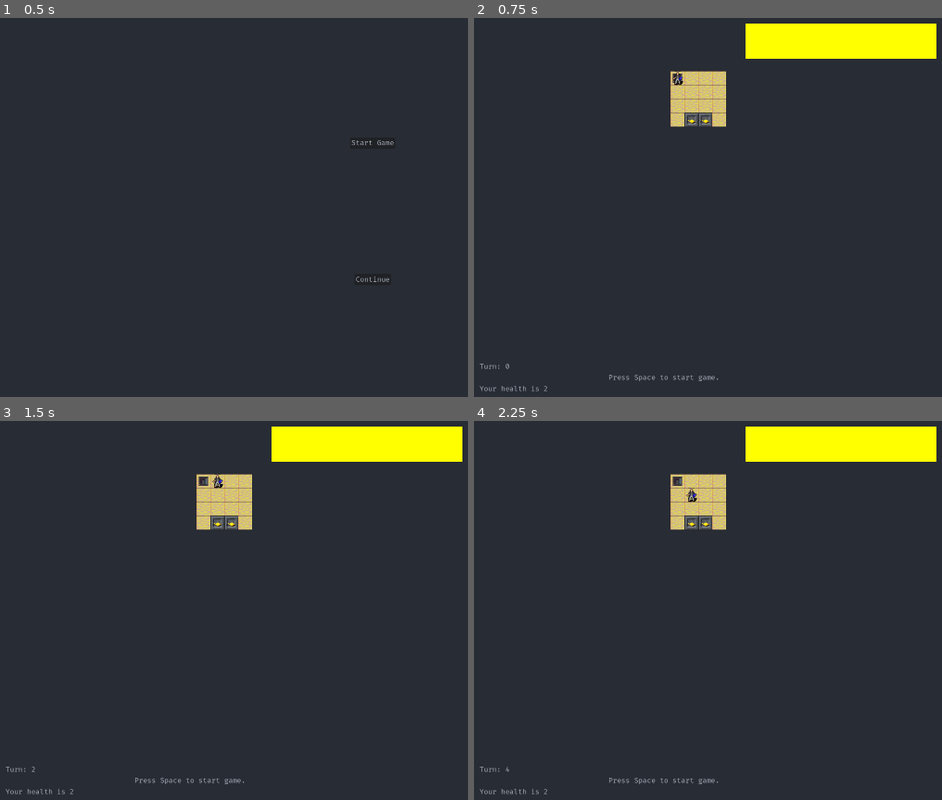
Above: before the commit, frames 1-4 (two rows, left to right).
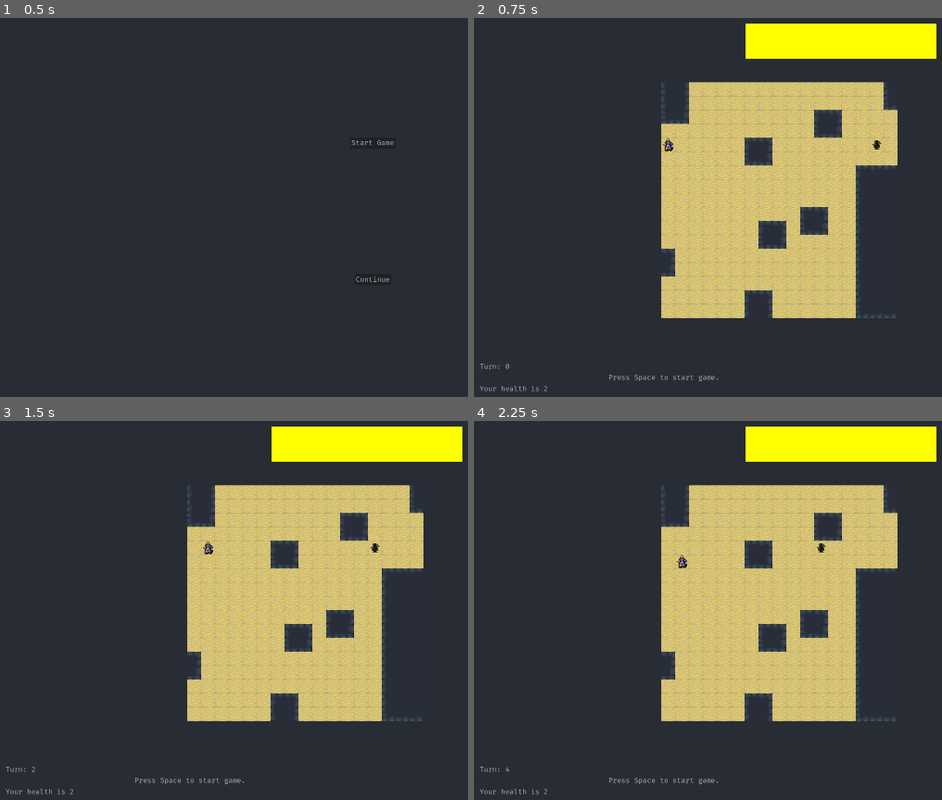
Above: after the commit, the same moments.

Repository: benjaminfrs/DragonsDescent
Game: Godot game, scene res://scene/main/main.tscn
Two runs of this game, one before a commit and one after it. Both use one fixed random seed, a clock stepped at 60 frames per second and the inputs below.
Inputs:
- Up to frame 1 (0.5 s): no input
- Up to frame 2 (0.75 s): click "Start Game" at 0.5 s
- Up to frame 3 (1.5 s): tap Space (wait) at 1.25 s; hold Right (move_right) from 1.28 s (still down); tap G (get) at 1.35 s
- Up to frame 4 (2.25 s): tap T (throw) at 1.55, 2.1 s; tap Space (wait) at 2 s; release Right (move_right) at 2.03 s; hold Down (move_down) from 2.03 s (still down)

Frame 1 is identical in both runs. In frame 2, 25% of the frame differs, in the area x 40-91%, y 13-80%; in frame 3, 25%; in frame 4, 25%.

Commit message:
- spawn dragons lamp on beating 5th difficulty level - fix dungeon grid templating so that items can be picked   up on non-reward levels

Diff:
--- a/lib/ActorTemplate.gd
+++ b/lib/ActorTemplate.gd
@@ -1,7 +1,7 @@
 extends Sprite2D
 class_name ActorTemplate
 
-var _properties : Dictionary = {"throwable":false, "can_throw":false,}
+var _properties : Dictionary = {"throwable":false, "can_throw":false, "is_relic":false,}
 
 func get_grid_pos() -> Vector2i:
 	return ConvertCoords.get_world_coords(self.position)
--- a/lib/AssetLoader.gd
+++ b/lib/AssetLoader.gd
@@ -17,7 +17,7 @@
 const cloak_of_invisibility_reward := preload("res://scene/reward/reward_items/CloakOfInvisibility.tscn")
 const wand_of_fire_reward := preload("res://scene/reward/reward_items/WandOfFire.tscn")
 const smoke_bomb_reward := preload("res://scene/reward/reward_items/SmokeBomb.tscn")
-const dragons_lamp_reward := preload("res://scene/reward/reward_items/DragonsGold.tscn")
+const dragons_lamp_reward := preload("res://scene/reward/reward_items/DragonsLamp.tscn")
 
 const cloak_of_invisibility_reward_icon = "res://resource/textures/cloak_of_invisibility_icon.png"
 const wand_of_fire_reward_icon = "res://resource/textures/wand_of_fire_icon.png"
--- a/lib/DungeonGridTemplate.gd
+++ b/lib/DungeonGridTemplate.gd
@@ -138,11 +138,15 @@
 	return null
 
 func get_item_at_pos(pos : Vector2i) -> Sprite2D:
-	for item in TileTypes.reward_items:
-		for sprite in _arr[pos]:
-			if sprite.get_groups().find(item) > -1:
-				return sprite
+	for sprite in _arr[pos]:
+		if TileTypes.object_group_fuzzy_search(sprite, "reward"):
+			return sprite
 	return null
+#	for item in TileTypes.reward_items:
+#		for sprite in _arr[pos]:
+#			if sprite.get_groups().find(item) > -1:
+#				return sprite
+#	return null
 
 func does_tile_contain_sprite(pos : Vector2i, sprite_type : String) -> bool:
 	for sprite in _arr[pos]:
@@ -203,6 +207,13 @@
 	add_child(stairs)
 	set_sprite_at_pos(stair_pos, stairs)
 
+func _on_Player_item_picked_up(item : Sprite2D):
+	remove_item(item)
+
+func remove_item(item : Sprite2D):
+	var pos = ConvertCoords.get_world_coords(item.position)
+	_arr[pos].erase(item)
+	remove_child(item)
 
 func _on_Player_down_stairs(pos : Vector2i):
 	#print("moving down stairs")
--- a/lib/TileTypes.gd
+++ b/lib/TileTypes.gd
@@ -38,7 +38,8 @@
 const SMOKE_BOMB: String = "smoke_bomb_reward"
 const DRAGONS_LAMP: String = "dragons_lamp_reward"
 
-const reward_items = [BOOTS_OF_SPEED, CLOAK_OF_INVISIBILITY, WAND_OF_FIRE, SMOKE_BOMB, DRAGONS_LAMP]
+const reward_items = [BOOTS_OF_SPEED, CLOAK_OF_INVISIBILITY, WAND_OF_FIRE, SMOKE_BOMB]
+#const reward_items = [BOOTS_OF_SPEED, CLOAK_OF_INVISIBILITY, WAND_OF_FIRE, SMOKE_BOMB, DRAGONS_LAMP]
 const mapTileNames: Array = [DWARF, FLOOR, WALL, ULWALL, BLWALL, URWALL, BRWALL, BEWALL, LEWALL, REWALL, UEWALL]
 const basic_tiles: Array = [FLOOR, WALL, ULWALL, URWALL, BLWALL, BRWALL, BEWALL, LEWALL, REWALL, UEWALL]
 const actor_types: Array = [DWARF, PC]
--- a/scene/main/main.gd
+++ b/scene/main/main.gd
@@ -10,7 +10,7 @@
 const start_screen_gui = preload("res://scene/main/gui/start_screen/StartScreen.tscn")
 
 var current_level : Node2D
-var level_ind : int = 2
+var level_ind : int = 1
 
 const PLAYER: String = "SELF"
 const PLAYER_REF: = "Player"
--- a/scene/player/Player.gd
+++ b/scene/player/Player.gd
@@ -125,12 +125,13 @@
 		print("trying to pickup")
 		var item = PC_MOVE.try_pickup(source, event) as Sprite2D
 		print(item)
-		if item and item.get_groups().any(func(group):
-			for relic_type in TileTypes.reward_items:
-				if group == relic_type:
-					return true
-			return false
-			):
+#		if item and item.get_groups().any(func(group):
+#			for relic_type in TileTypes.reward_items:
+#				if group == relic_type:
+#					return true
+#			return false
+#			):
+		if item and item.get_property("is_relic"):
 			if RELIC_INVENTORY.try_pickup_relic(item):
 				emit_signal("item_picked_up", item)
 				RELIC_INVENTORY.add_child(item)
@@ -147,7 +148,7 @@
 					if item.get_property("throwable"):
 						self.set_property("can_throw", true)
 						self.set_property("throwable_item", item)
-				return true
+		return true
 	return false
 
 func _on_DungeonGrid_sprite_created(new_sprite: Sprite2D) -> void:
--- a/scene/reward/RewardGrid.gd
+++ b/scene/reward/RewardGrid.gd
@@ -44,8 +44,8 @@
 	for i in range(1, N_REWARDS + 1):
 		var pos = Vector2i(i, (_max_y - 1))
 		_create_sprite(TileTypes.ITEM_HOLDER, pos, Vector2(1.5, 1.5))
-		#var item = TileTypes.reward_items.pick_random()
-		var item = TileTypes.DRAGONS_LAMP
+		var item = TileTypes.reward_items.pick_random()
+		#var item = TileTypes.DRAGONS_LAMP
 		_create_sprite(item, pos, Vector2(3, 3))
 		_astargrid.set_point_solid(pos, true)
 
@@ -54,10 +54,10 @@
 	emit_signal("sprite_created", Globals.Player.get_pc())
 	set_sprite_at_pos(pos, Globals.Player.get_pc())
 
-func _on_Player_item_picked_up(item : Sprite2D):
-	remove_item(item)
-
-func remove_item(item : Sprite2D):
-	var pos = ConvertCoords.get_world_coords(item.position)
-	_arr[pos].erase(item)
-	remove_child(item)
+#func _on_Player_item_picked_up(item : Sprite2D):
+#	remove_item(item)
+#
+#func remove_item(item : Sprite2D):
+#	var pos = ConvertCoords.get_world_coords(item.position)
+#	_arr[pos].erase(item)
+#	remove_child(item)
--- a/scene/reward/reward_items/BootsOfSpeed.gd
+++ b/scene/reward/reward_items/BootsOfSpeed.gd
@@ -7,6 +7,7 @@
 	self.set_property("consumable", false)
 	self.set_property("type", TileTypes.BOOTS_OF_SPEED)
 	self.set_property("ranged_weapon", false)
+	self.set_property("is_relic", true)
 
 func equip(actor : Sprite2D):
 	actor.set_property("movement_speed", actor.get_property("movement_speed") + 1)
--- a/scene/reward/reward_items/CloakOfInvisibility.gd
+++ b/scene/reward/reward_items/CloakOfInvisibility.gd
@@ -20,6 +20,7 @@
 	self.set_property("consumable", false)
 	self.set_property("status_duration", 3)
 	self.set_property("ranged_weapon", false)
+	self.set_property("is_relic", true)
 
 func equip(actor : Sprite2D) -> Array:
 	self.set_property("equipped", true)
--- a/scene/reward/reward_items/DragonsGold.tscn
+++ /dev/null
@@ -1,11 +0,0 @@
-[gd_scene load_steps=3 format=3 uid="uid://dav0nls2smew2"]
-
-[ext_resource type="Texture2D" uid="uid://c8ut5jkuw1r44" path="res://resource/tile_sets/crawl_tiles.png" id="1_u6fdd"]
-[ext_resource type="Script" path="res://scene/reward/reward_items/DragonsGold.gd" id="2_o3t70"]
-
-[node name="DragonsGold" type="Sprite2D"]
-z_index = 3
-texture = ExtResource("1_u6fdd")
-region_enabled = true
-region_rect = Rect2(1792, 1440, 32, 32)
-script = ExtResource("2_o3t70")
--- a/scene/reward/reward_items/DragonsGold.gd
+++ b/scene/reward/reward_items/DragonsLamp.gd
@@ -7,6 +7,7 @@
 	self.set_property("consumable", false)
 	self.set_property("type", TileTypes.DRAGONS_LAMP)
 	self.set_property("ranged_weapon", false)
+	self.set_property("is_relic", true)
 
 func equip(actor : Sprite2D):
 	return []
--- /dev/null
+++ b/scene/reward/reward_items/DragonsLamp.tscn
@@ -0,0 +1,11 @@
+[gd_scene load_steps=3 format=3 uid="uid://dav0nls2smew2"]
+
+[ext_resource type="Texture2D" uid="uid://c8ut5jkuw1r44" path="res://resource/tile_sets/crawl_tiles.png" id="1_j4hm0"]
+[ext_resource type="Script" path="res://scene/reward/reward_items/DragonsLamp.gd" id="2_38h3c"]
+
+[node name="DragonsGold" type="Sprite2D"]
+z_index = 3
+texture = ExtResource("1_j4hm0")
+region_enabled = true
+region_rect = Rect2(1792, 1440, 32, 32)
+script = ExtResource("2_38h3c")
--- a/scene/reward/reward_items/SmokeBomb.gd
+++ b/scene/reward/reward_items/SmokeBomb.gd
@@ -36,6 +36,7 @@
 	self.set_property("ranged_weapon", false)
 	self.set_property("throwable", true)
 	self.set_property("smoking", false)
+	self.set_property("is_relic", true)
 
 func equip(actor : Sprite2D) -> Array:
 	self.set_property("equipped", true)
@@ -67,7 +68,8 @@
 	if self.get_property("smoking"):
 		self.set_property("smoke_duration", get_property("smoke_duration") - 1)
 		if self.get_property("smoke_duration") <= 0:
-			self.get_property("current_effect").queue_free()
+			if self.get_property("current_effect") != null:
+				self.get_property("current_effect").queue_free()
 			self.set_property("smoking", false)
 
 func use(actor : Sprite2D):
--- a/scene/reward/reward_items/WandOfFire.gd
+++ b/scene/reward/reward_items/WandOfFire.gd
@@ -25,6 +25,7 @@
 	self.set_property("type", TileTypes.WAND_OF_FIRE)
 	self.set_property("equipped", false)
 	self.set_property("ranged_weapon", true)
+	self.set_property("is_relic", true)
 
 
 func equip(actor : Sprite2D) -> Array:
--- a/scene/world/DungeonGrid.gd
+++ b/scene/world/DungeonGrid.gd
@@ -6,9 +6,11 @@
 signal dungeon_initialized()
 
 var _number_of_dwarves : int
+var _difficulty : int
 
 func _setup(number_of_dwarves : int = 0):
 	_number_of_dwarves = number_of_dwarves
+	_difficulty = number_of_dwarves
 	#print("n dwarves: ", _number_of_dwarves)
 
 func _on_Main_game_ready():
@@ -53,6 +55,10 @@
 		emit_signal("dwarf_placed", dwarf)
 		n_dwarves -= 1
 
+func place_lamp():
+	var lamp_pos = get_floor_groups().pick_random()
+	_create_sprite(TileTypes.DRAGONS_LAMP, lamp_pos, Vector2(1.5, 1.5))
+
 func place_stairs():
 	var stair_pos = get_floor_groups().pick_random()
 	var stairs = AssetLoader.get_asset(TileTypes.DOWN_STAIRS).instantiate() as Sprite2D
@@ -62,12 +68,17 @@
 	add_child(stairs)
 	set_sprite_at_pos(stair_pos, stairs)
 
+
+
 func _on_WandOfFireBolt_hit_dwarf(dwarf : Sprite2D):
 	remove_sprite_at_pos(dwarf.get_grid_pos(), dwarf)
 	_number_of_dwarves -= 1
 	if not _number_of_dwarves:
 		emit_signal("dungeon_complete")
-		place_stairs()
+		if _difficulty != 5:
+			place_stairs()
+		else:
+			place_lamp()
 	print("Dwarf killed!", dwarf)
 
 func _on_PCAttack_pc_killed_dwarf(pos : Vector2i, dwarf : Sprite2D):
@@ -75,7 +86,10 @@
 	_number_of_dwarves -= 1
 	if not _number_of_dwarves:
 		emit_signal("dungeon_complete")
-		place_stairs()
+		if _difficulty != 5:
+			place_stairs()
+		else:
+			place_lamp()
 
 func _on_Player_shot_projectile(bolt : Area2D, signals : Array):
 	print("adding bolt to dungeon: ", bolt)
--- a/scene/world/World.gd
+++ b/scene/world/World.gd
@@ -36,6 +36,11 @@
 	],
 	[
 		"down_stairs", "_on_Player_down_stairs",
+		PLAYER,
+		DUNGEON_GRID,
+	],
+	[
+		"item_picked_up", "_on_Player_item_picked_up",
 		PLAYER,
 		DUNGEON_GRID,
 	],
